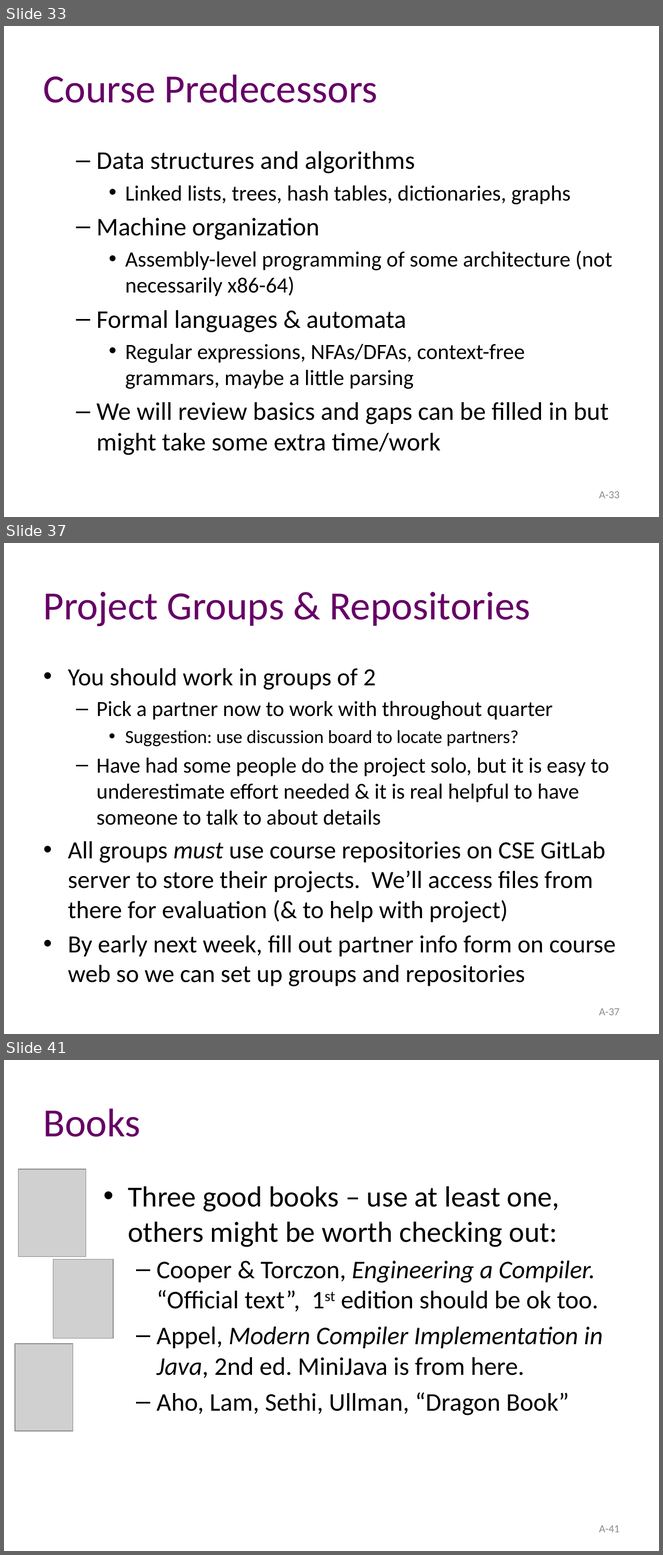
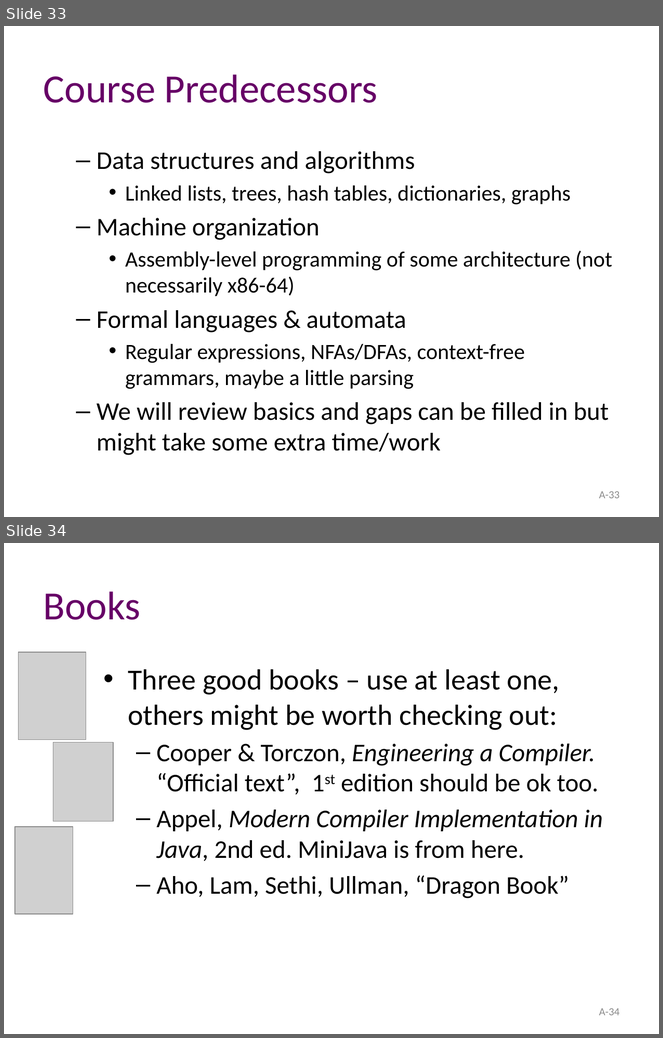
Before and after one commit to atu-se/atu.innomadic.com, a slide deck: courses/compilers/lectures/A-overview.pptx. Shown one above the other, each under a label of ours: slides 33, 37 and 41 before the commit, slides 33 and 34 after it; the slides between them are not shown. The pictures are 663x1555 and 663x1038 pixels, drawn with LibreOffice and Linux fonts; fonts in the diff are those of the drawing; grey boxes stand for pictures. Boxes give left, top, right and bottom in pixels: in the first picture for what was removed or moved away, otherwise in the second. Text is boxed around its words. In the diff, an @@ line names an element or a change of style, - is before the commit and + after.

```diff
--- a/courses/compilers/lectures/A-overview.pptx
+++ b/courses/compilers/lectures/A-overview.pptx
@@ slide 37 removed at [4, 543, 659, 1034], background #FFFFFF @@
@@ title removed at [44, 592, 530, 627] @@
-Project Groups & Repositories
@@ text removed at [68, 668, 616, 987] @@
-• You should work in groups of 2
-  – Pick a partner now to work with throughout quarter
-    • Suggestion: use discussion board to locate partners?
-  – Have had some people do the project solo, but it is easy to underestimate effort needed & it is real helpful to have someone to talk to about details
-• All groups must use course repositories on CSE GitLab server to store their projects. We’ll access files from there for evaluation (& to help with project)
-• By early next week, fill out partner info form on course web so we can set up groups and repositories
@@ page number removed at [599, 1008, 620, 1016] @@
-A-37
@@ what was slide 41 is now slide 34 @@
@@ page number at [599, 1008, 620, 1016]: text changed @@
-A-41
+A-34
```
Also in this commit, not shown: 1 slide changed, 7 other slides removed, 4 other files.
